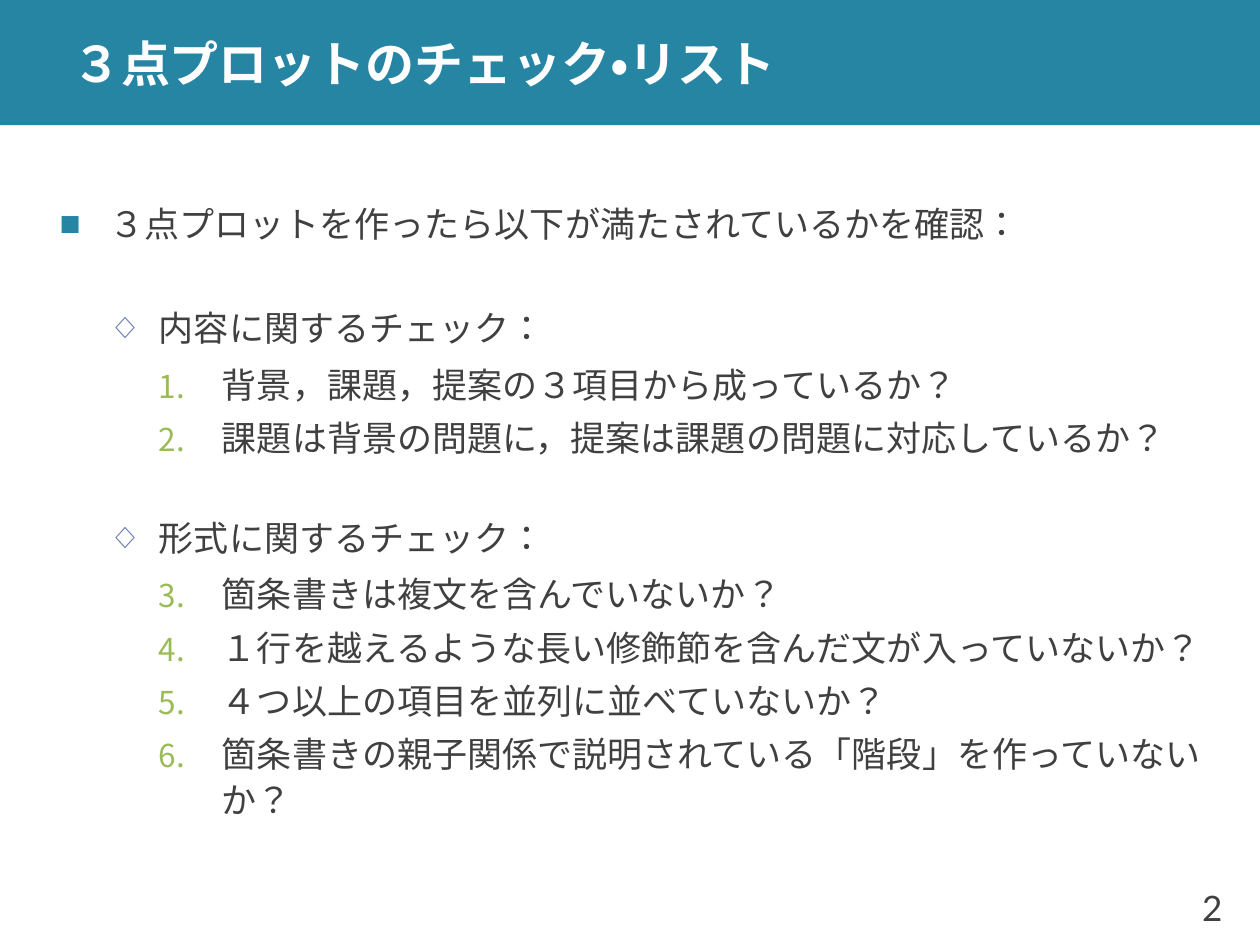
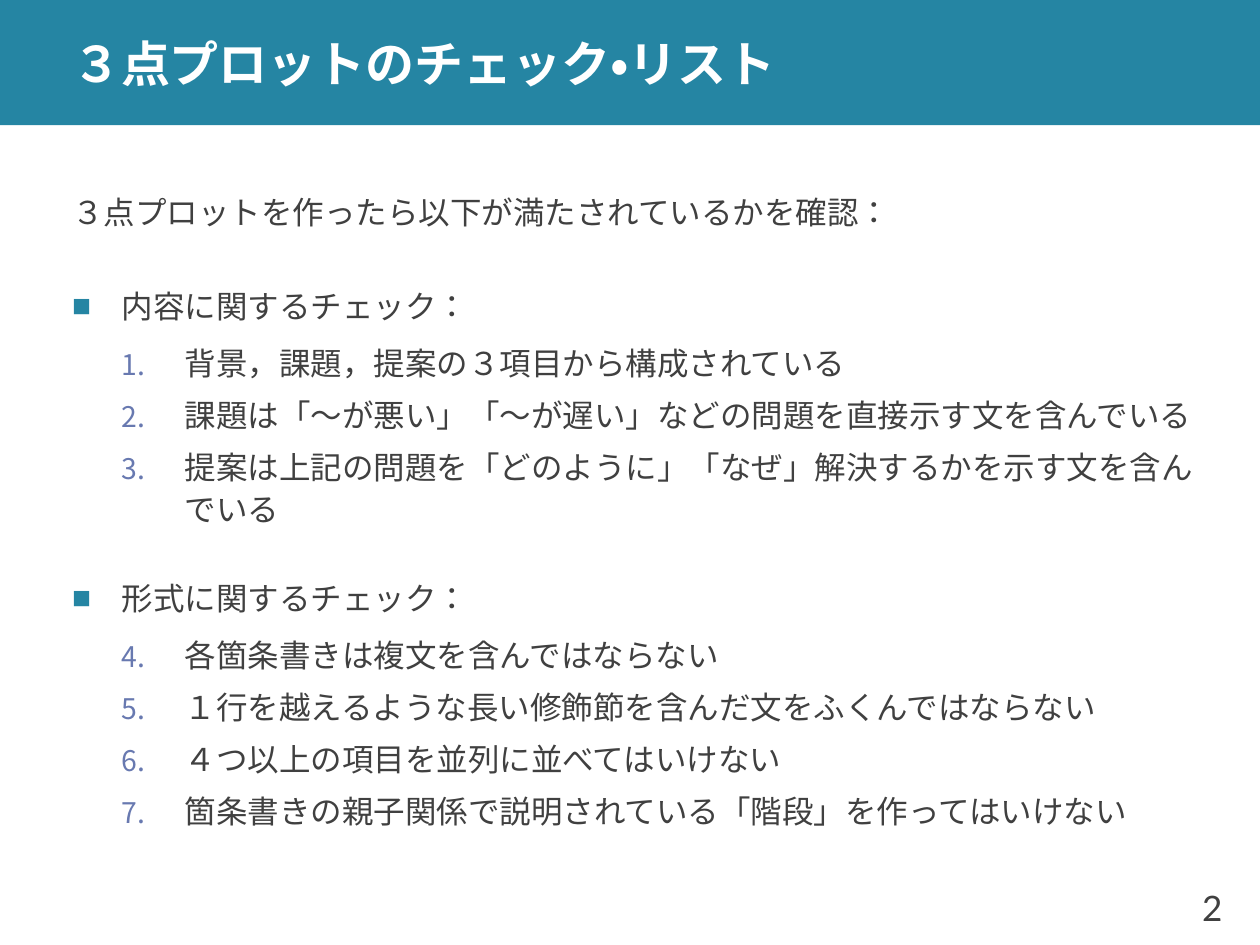
Before and after one commit to shioya-lab/how-to, a slide deck: slide 2 of plot.pptx. Drawn at 1260x945 pixels with LibreOffice and Linux fonts; fonts in the diff are those of the drawing. Boxes give left, top, right and bottom in pixels: in the first picture for what was removed or moved away, otherwise in the second. Text is boxed around its words. In the diff, an @@ line names an element or a change of style, - is before the commit and + after.

Commit message:
プロットの作り方を更新
チェックリストの明確化，課題から掘り下げる方法の追加，インデントの親子関係について追加

```diff
--- a/plot.pptx
+++ b/plot.pptx
@@ text "３点プロットを作ったら以下が満たされているかを確認：": place and size @@
-text "３点プロットを作ったら以下が満たされているかを確認：" at (109,207,1201,814)
+text "３点プロットを作ったら以下が満たされているかを確認：" at (72,197,1193,826)
@@ text at (72,197,890,613): size 20 to 18 pt in "３点プロットを作ったら以下が満たされているかを確認：", "内容に関するチェック：", "形式に関するチェック："; bullet ■ to none; bullet ◇ to ■; list level 2 to 1 in "内容に関するチェック："; bullet colour #6879B0 to #2585A3; list level 2 to 1 in "形式に関するチェック：" @@
@@ text at (185,348,1193,523): text changed; size 20 to 18 pt @@
-    1. 背景，課題，提案の３項目から成っているか？
-    2. 課題は背景の問題に，提案は課題の問題に対応しているか？
+  1. 背景，課題，提案の３項目から構成されている
+  2. 課題は「～が悪い」「～が遅い」などの問題を直接示す文を含んでいる
+  3. 提案は上記の問題を「どのように」「なぜ」解決するかを示す文を含んでいる
@@ text at (185,640,1127,826): text changed; size 20 to 18 pt @@
-    3. 箇条書きは複文を含んでいないか？
-    4. １行を越えるような長い修飾節を含んだ文が入っていないか？
-    5. ４つ以上の項目を並列に並べていないか？
-    6. 箇条書きの親子関係で説明されている「階段」を作っていないか？
+  4. 各箇条書きは複文を含んではならない
+  5. １行を越えるような長い修飾節を含んだ文をふくんではならない
+  6. ４つ以上の項目を並列に並べてはいけない
+  7. 箇条書きの親子関係で説明されている「階段」を作ってはいけない
```
Also in this commit, not shown: 8 other slides changed, 5 slides added, 1 other file.
